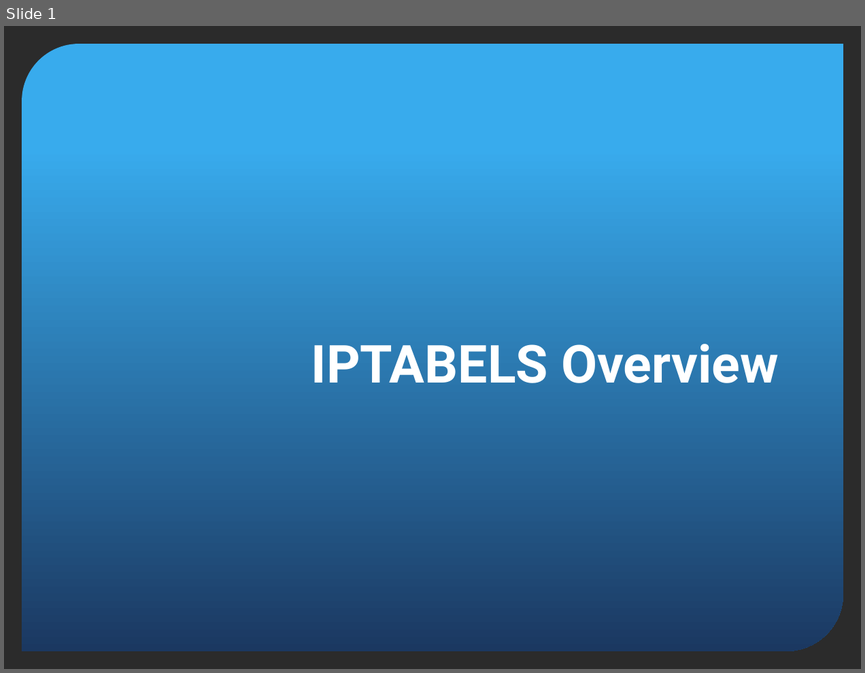
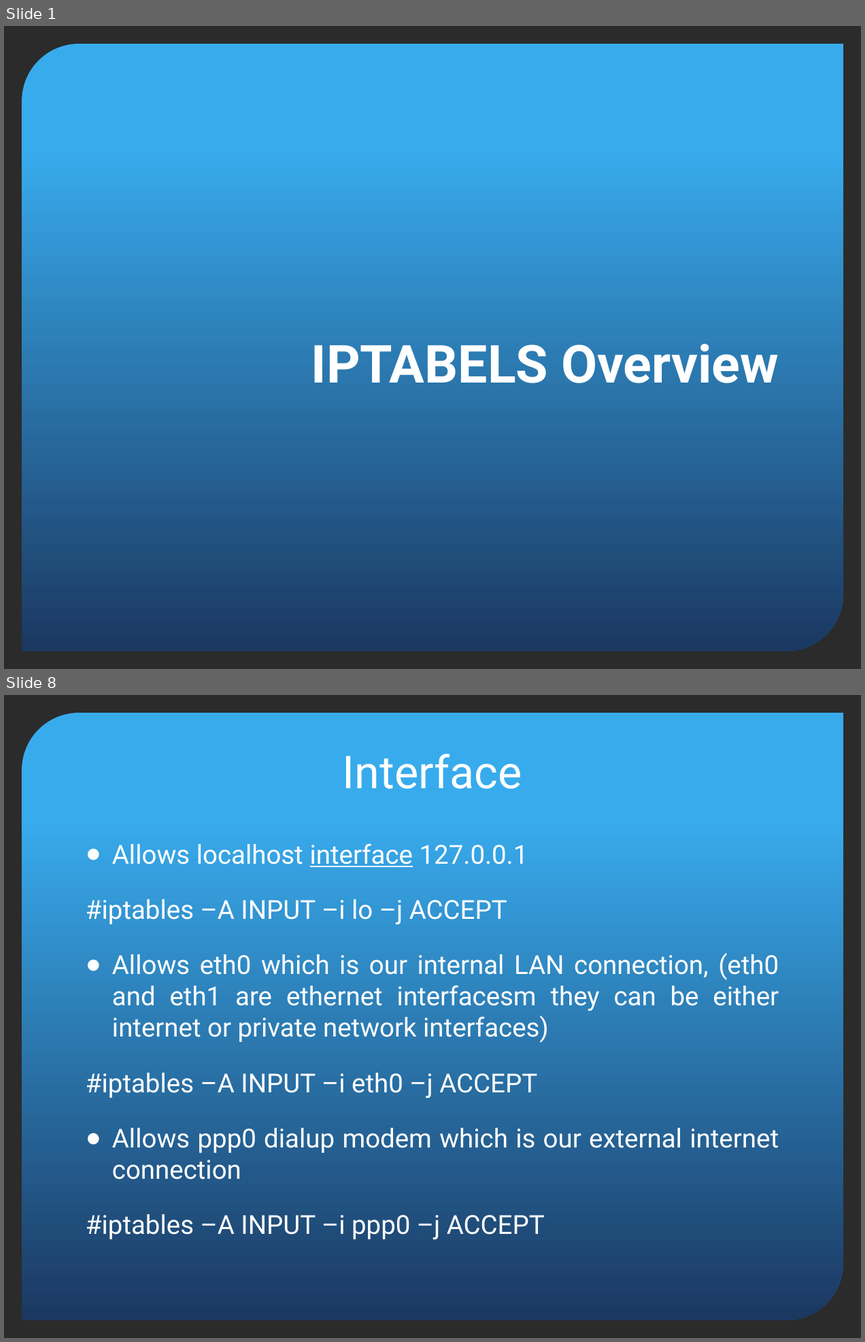
Before and after one commit to vietshell/Basic_Script, a slide deck: Presentation1.pptx. Shown one above the other, each under a label of ours: slide 1 before the commit, slides 1 and 8 after it; the slides between them are not shown. The pictures are 865x673 and 865x1342 pixels, drawn with LibreOffice and Linux fonts; fonts in the diff are those of the drawing; background and template pictures are left out; a plain dark background stands for a picture behind light text. Boxes give left, top, right and bottom in pixels: in the first picture for what was removed or moved away, otherwise in the second. Text is boxed around its words. In the diff, an @@ line names an element or a change of style, - is before the commit and + after.

```diff
--- a/Presentation1.pptx
+++ b/Presentation1.pptx
@@ slide 8 added at (4, 695, 861, 1338), background picture (left out); not listed: 1 template element that a slide beside it also shows @@
@@ title added at (343, 753, 522, 789), 38 pt, text #FFFFFF @@
+Interface
@@ text added at (86, 843, 779, 1240), 22 pt, text #FFFFFF @@
+● Allows localhost interface 127.0.0.1
+#iptables –A INPUT –i lo –j ACCEPT
+● Allows eth0 which is our internal LAN connection, (eth0 and eth1 are ethernet interfacesm they can be either internet or private network interfaces)
+#iptables –A INPUT –i eth0 –j ACCEPT
+● Allows ppp0 dialup modem which is our external internet connection
+#iptables –A INPUT –i ppp0 –j ACCEPT
```
Also in this commit, not shown: 7 slides changed, 3 other slides added, 12 slides removed, 1 other file.
